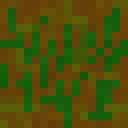
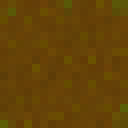
Layers edited between the first and the second 128px x 128px image:
hid "grass" over [0, 8, 128, 128]
